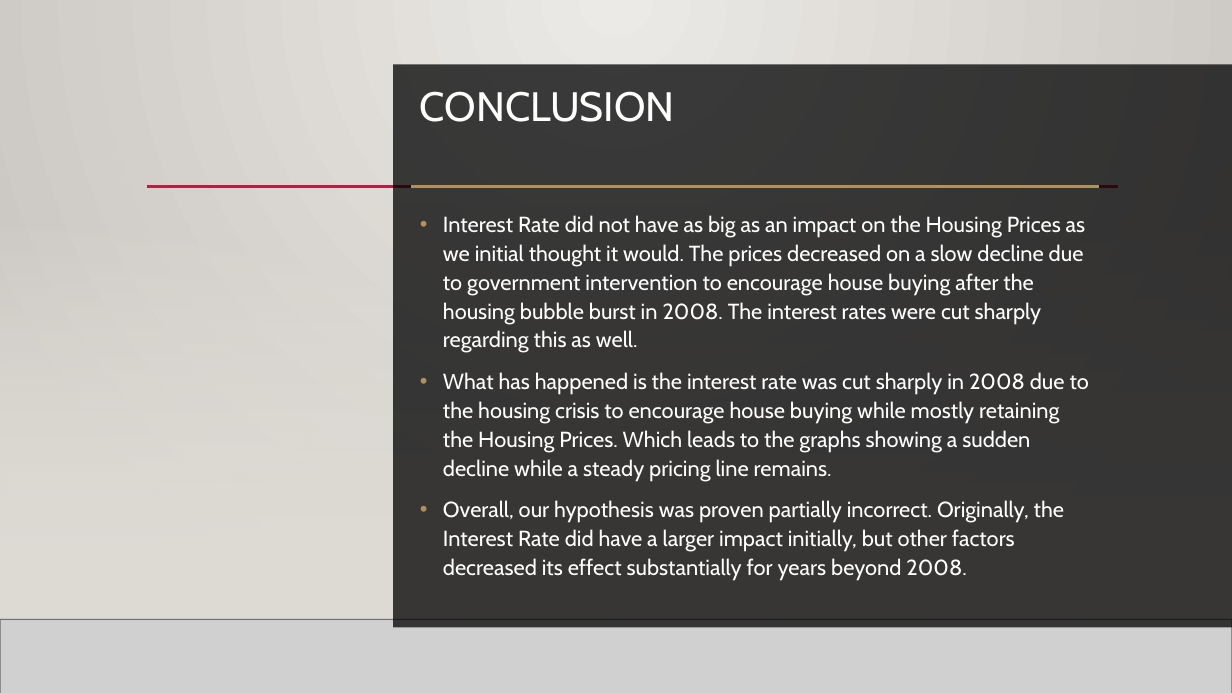
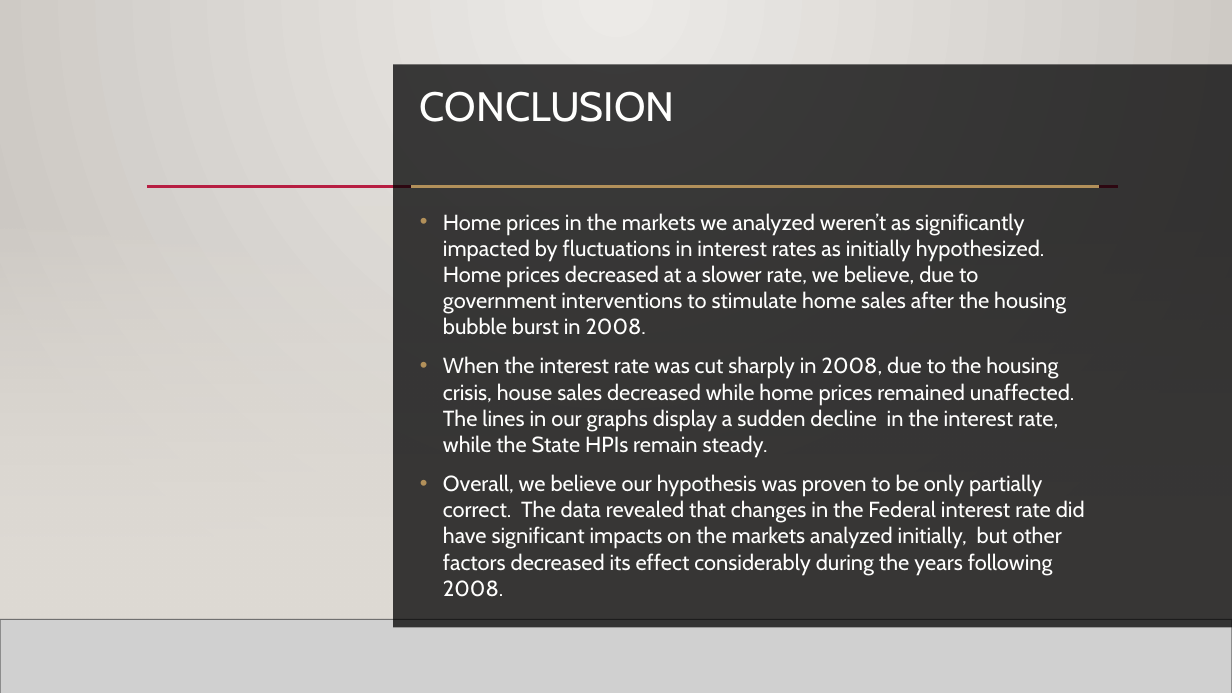
Before and after one commit to GitItDren/Python-Project-CMD-, a slide deck: slide 10 of Python Project(Team CMD).pptx (slide 9 before the commit). Drawn at 1232x693 pixels with LibreOffice and Linux fonts; fonts in the diff are those of the drawing; grey boxes stand for pictures; background and template pictures are left out. Boxes give left, top, right and bottom in pixels: in the first picture for what was removed or moved away, otherwise in the second. Text is boxed around its words. In the diff, an @@ line names an element or a change of style, - is before the commit and + after.

Commit message:
Add files via upload
Added a slide to describe the cleaning and merging processes
Modified other slides to clarify central theme of project

```diff
--- a/Python Project(Team CMD).pptx
+++ b/Python Project(Team CMD).pptx
@@ text at (443,213,1085,597): text changed @@
-• Interest Rate did not have as big as an impact on the Housing Prices as we initial thought it would. The prices decreased on a slow decline due to government intervention to encourage house buying after the housing bubble burst in 2008. The interest rates were cut sharply regarding this as well.
-• What has happened is the interest rate was cut sharply in 2008 due to the housing crisis to encourage house buying while mostly retaining the Housing Prices. Which leads to the graphs showing a sudden decline while a steady pricing line remains.
-• Overall, our hypothesis was proven partially incorrect. Originally, the Interest Rate did have a larger impact initially, but other factors decreased its effect substantially for years beyond 2008.
+• Home prices in the markets we analyzed weren’t as significantly impacted by fluctuations in interest rates as initially hypothesized. Home prices decreased at a slower rate, we believe, due to government interventions to stimulate home sales after the housing bubble burst in 2008.
+• When the interest rate was cut sharply in 2008, due to the housing crisis, house sales decreased while home prices remained unaffected. The lines in our graphs display a sudden decline in the interest rate, while the State HPIs remain steady.
+• Overall, we believe our hypothesis was proven to be only partially correct. The data revealed that changes in the Federal interest rate did have significant impacts on the markets analyzed initially, but other factors decreased its effect considerably during the years following 2008.
```
Also in this commit, not shown: 5 other slides changed, 1 slide added.
